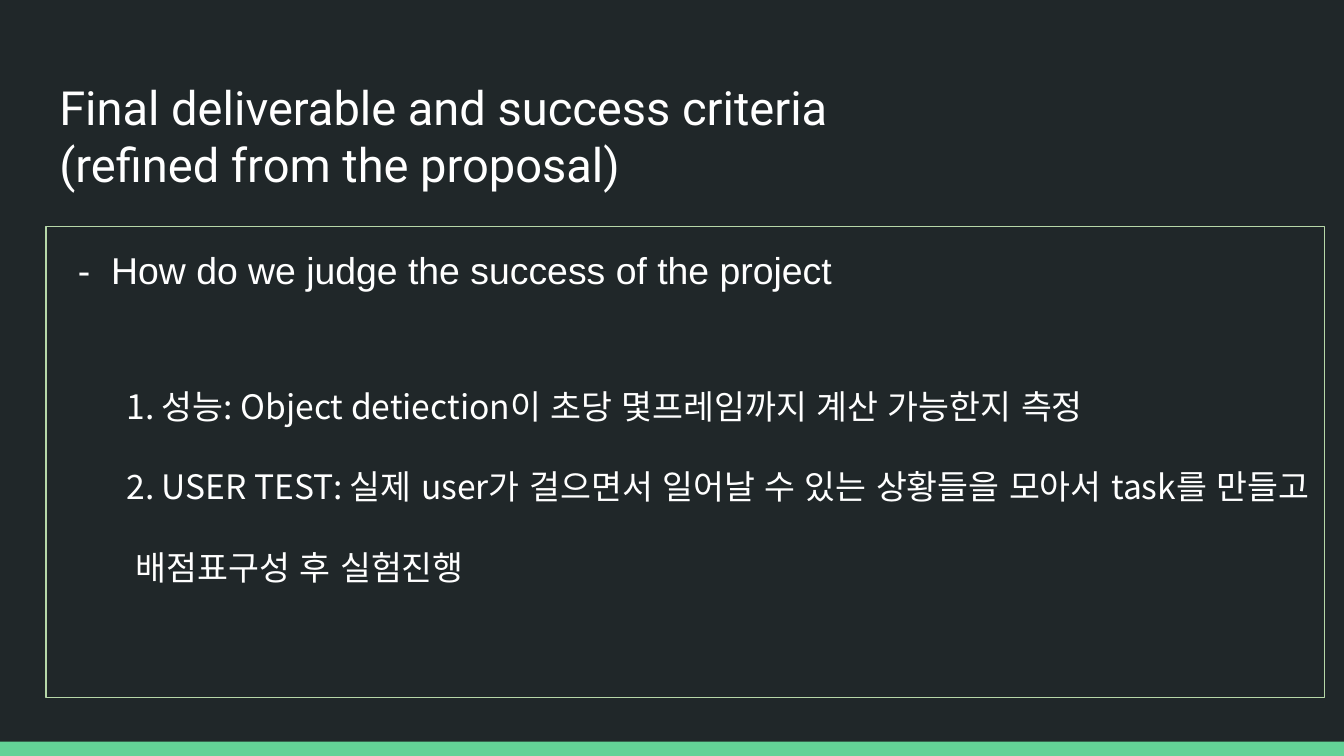
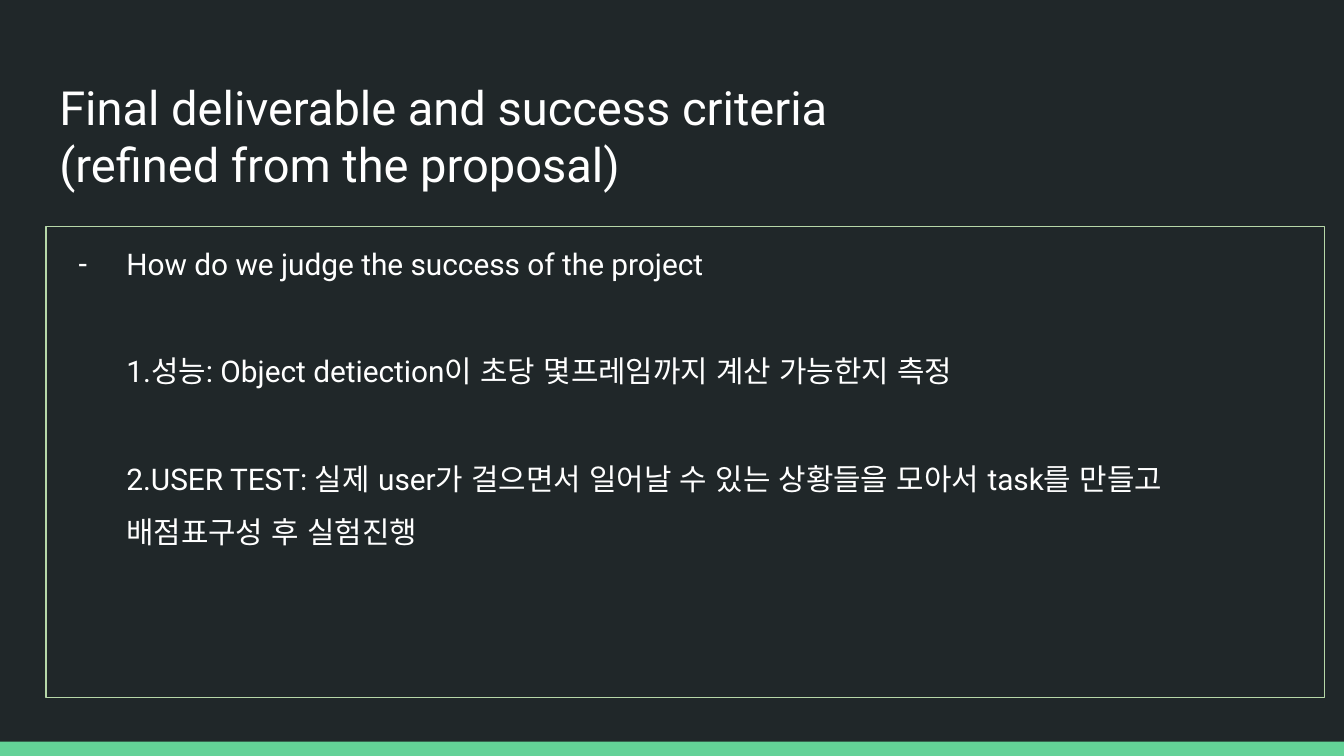
Before and after one commit to JinhwanSul/GuardianEyes, a slide deck: slide 12 of slides/Guardian eyes Midterm presentation.pptx. Drawn at 1344x756 pixels with LibreOffice and Linux fonts; fonts in the diff are those of the drawing. Boxes give left, top, right and bottom in pixels: in the first picture for what was removed or moved away, otherwise in the second. Text is boxed around its words. In the diff, an @@ line names an element or a change of style, - is before the commit and + after.

```diff
--- a/slides/Guardian eyes Midterm presentation.pptx
+++ b/slides/Guardian eyes Midterm presentation.pptx
@@ text at <box>126,252,1162,546</box>: text changed; size 18 to 16 pt; font Noto Sans CJK KR to Roboto @@
-- How do we judge the success of the project
-1. 성능: Object detiection이 초당 몇프레임까지 계산 가능한지 측정
-2. USER TEST: 실제 user가 걸으면서 일어날 수 있는 상황들을 모아서 task를 만들고 배점표구성 후 실험진행
+– How do we judge the success of the project
+1.성능: Object detiection이 초당 몇프레임까지 계산 가능한지 측정
+2.USER TEST: 실제 user가 걸으면서 일어날 수 있는 상황들을 모아서 task를 만들고 배점표구성 후 실험진행
```
Also in this commit, not shown: 10 other slides changed, 1 other file.
